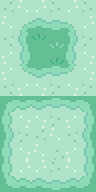
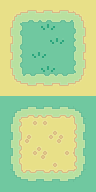
Layers edited between the first and the second 96 x 192 image:
renamed "Camada 9" to "Camada 19", hid it, painted on it over [0, 0, 96, 96]
removed layer "Camada 18" over [0, 96, 96, 192]
added group "Agrupar 1 copiar" with 2 layers above "Agrupar 1" over [0, 0, 96, 96]
added layer "Camada 35" in group "Agrupar 1 copiar" over [5, 5, 96, 91]
added layer "Camada 38" in group "Agrupar 1 copiar" over [0, 0, 96, 96]
added group "Agrupar 1" with 2 layers above "Camada 36 copiar" over [0, 96, 96, 192]
added layer "Camada 32" in group "Agrupar 1" over [5, 96, 96, 187]
added layer "Camada 37" in group "Agrupar 1" over [0, 96, 96, 192]
hid "Layer 4" over [0, 0, 96, 96]
